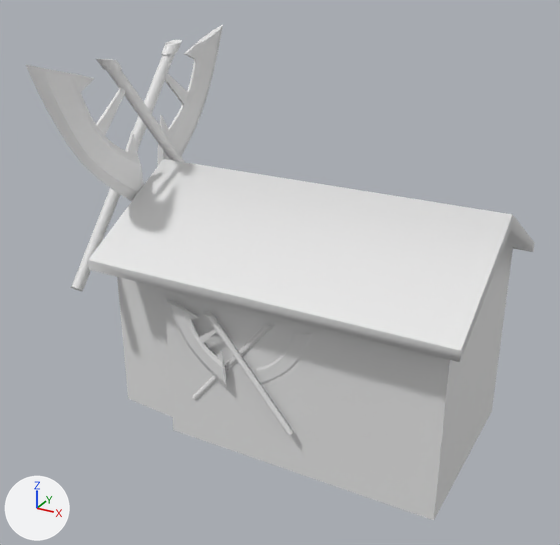
Before and after pictures for a commit that changed the FBX model GGJ 18 Tower Defense/Assets/Models/Slaughterhouse.FBX.
Camera for both pictures: a 50 mm lens placed at (7.96, -8.16, 4.81), pointed at (4.54, -1.94, 1.7). Every picture has the same lights, and +X, +Y and +Z are marked at lower left. Where no turn or scale is listed for an object, it has been applied to the vertices. Vertices at the same position are counted once.
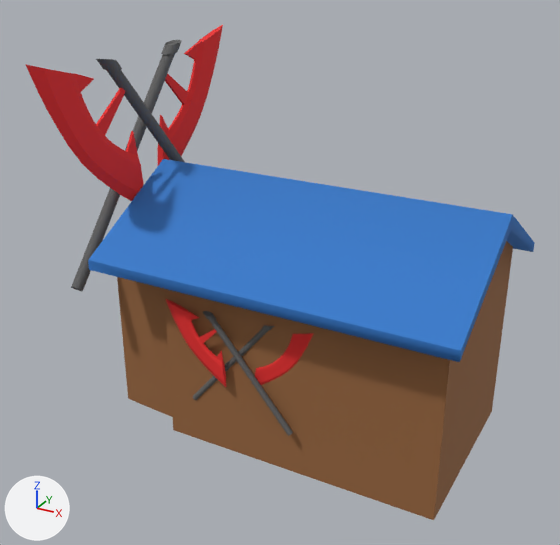
The newer file is also turned or shifted as a whole; pictures and numbers use the older file's frame.

The change, as a diff of the scene's bpy script:
```diff
--- a/GGJ 18 Tower Defense/Assets/Models/Slaughterhouse.FBX.py
+++ b/GGJ 18 Tower Defense/Assets/Models/Slaughterhouse.FBX.py
@@ mat_09___default @@
+mat_09___default = principled_material('09 - Default')
+mat_09___default.base_color = (0.314, 0.133, 0.0471)  # brown #98663d
+mat_09___default.roughness = 0.859
@@ mat_material__0 @@
+mat_material__0 = principled_material('Material #0')
+mat_material__0.base_color = (0.588, 0.588, 0.588)  # light grey #cacaca
+mat_material__0.roughness = 0.859
@@ mat_13___default @@
+mat_13___default = principled_material('13 - Default')
+mat_13___default.base_color = (0.0314, 0.192, 0.596)  # blue #3279cb
+mat_13___default.roughness = 0.859
@@ mat_02___default @@
+mat_02___default = principled_material('02 - Default')
+mat_02___default.base_color = (0.118, 0.118, 0.118)  # dark grey #606060
+mat_02___default.roughness = 0.859
@@ mat_07___default @@
+mat_07___default = principled_material('07 - Default')
+mat_07___default.base_color = (0.847, 0.0235, 0.0235)  # red #ed2a2a
+mat_07___default.roughness = 0.859
@@ me_mesh_001 @@
 me_mesh_001.from_pydata(...)  # 92 vertices, 82 faces; spans x -1.39..2.4, y -1.27..1.27, z 0.0..2.61
 # used by ob_box029; location = (4.28, -1.73, 0.0)
+# me_mesh_001 part 6: 46 of the faces centred in x -1.38..2.25, y -0.98..0.98, z 0.0..2.0 switch from no material to mat_09___default (brown #98663d)
+# me_mesh_001 part 7: all 18 faces centred in x -1.27..-0.61, y -1.27..1.27, z 1.85..2.31 switch from no material to mat_13___default (blue #3279cb)
+# me_mesh_001 part 8: all 8 faces centred in x 0.86..0.89, y -1.27..1.27, z 1.86..2.31 switch from no material to mat_13___default (blue #3279cb)
+# me_mesh_001 part 9: all 8 faces centred in x 2.32..2.4, y -1.19..1.17, z 1.9..2.25 switch from no material to mat_13___default (blue #3279cb)
+me_mesh_001.materials.append(mat_material__0)  # light grey #cacaca
@@ me_mesh @@
 me_mesh.from_pydata(...)  # 2088 vertices, 4128 faces; spans x -1.47..1.19, y -0.64..2.68, z -0.77..2.56
 # used by ob_box033; location = (4.15, -2.77, 1.25)
+# me_mesh part 1: 640 of the faces centred in x -1.46..-1.14, y -0.22..2.25, z 0.24..2.48 switch from no material to mat_02___default (dark grey #606060)
+# me_mesh part 2: 640 of the faces centred in x -0.2..0.99, y -0.05..0.1, z -0.77..0.3 switch from no material to mat_02___default (dark grey #606060)
+# me_mesh part 3: 736 of the faces centred in x -0.37..1.16, y -0.04..0.09, z -0.42..0.32 switch from no material to mat_07___default (red #ed2a2a)
+# me_mesh part 4: 368 of the faces centred in x -1.44..-1.36, y 1.3..2.61, z 0.98..2.52 switch from no material to mat_07___default (red #ed2a2a)
+# me_mesh part 5: 368 of the faces centred in x -1.25..-1.17, y -0.57..0.73, z 0.98..2.52 switch from no material to mat_07___default (red #ed2a2a)
```

Location of each change, (x1, y1, x2, y2) in pixels of the pictures (560 x 545 px):
part 1 of me_mesh, recoloured: (71, 40, 185, 291) in both
part 2 of me_mesh, recoloured: (193, 311, 293, 436) in both
part 3 of me_mesh, recoloured (grey to red): (166, 299, 314, 387) in both
part 4 of me_mesh, recoloured (grey to red): (157, 25, 223, 165) in both
part 5 of me_mesh, recoloured (grey to red): (25, 64, 144, 201) in both
part 6 of me_mesh_001, recoloured (grey to brown): (117, 241, 513, 520) in both
part 7 of me_mesh_001, recoloured (white to blue): (88, 159, 215, 283) in both
part 8 of me_mesh_001, recoloured (white to blue): (142, 167, 531, 362) in both
part 9 of me_mesh_001, recoloured (grey to blue): (460, 215, 535, 360) in both
